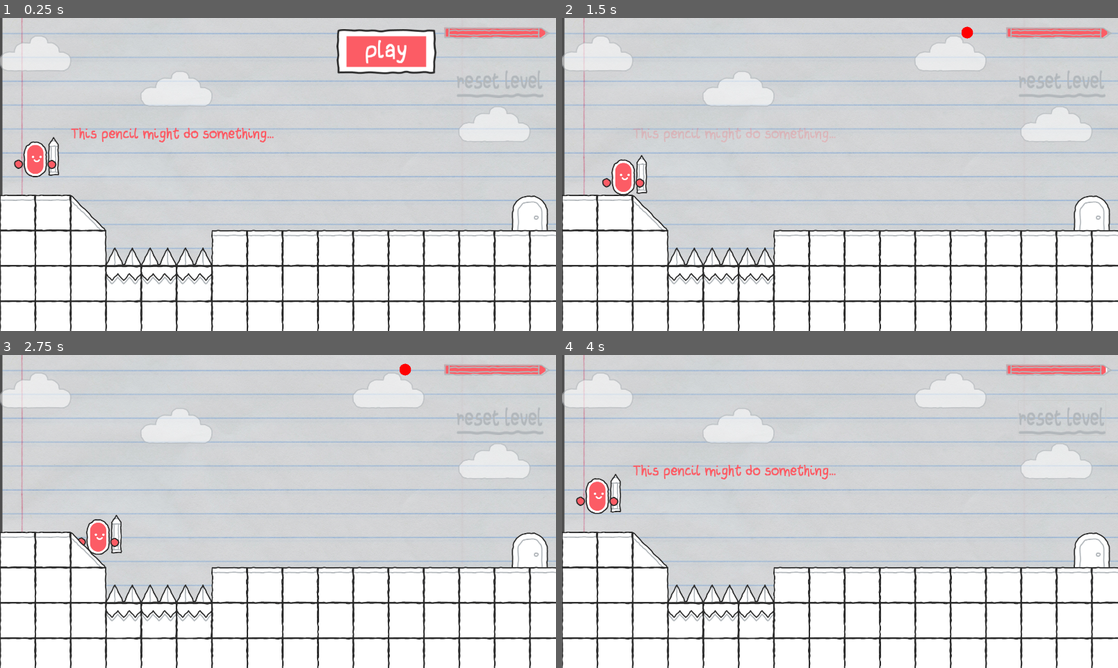
Above: before the commit, frames 1-4 (two rows, left to right).
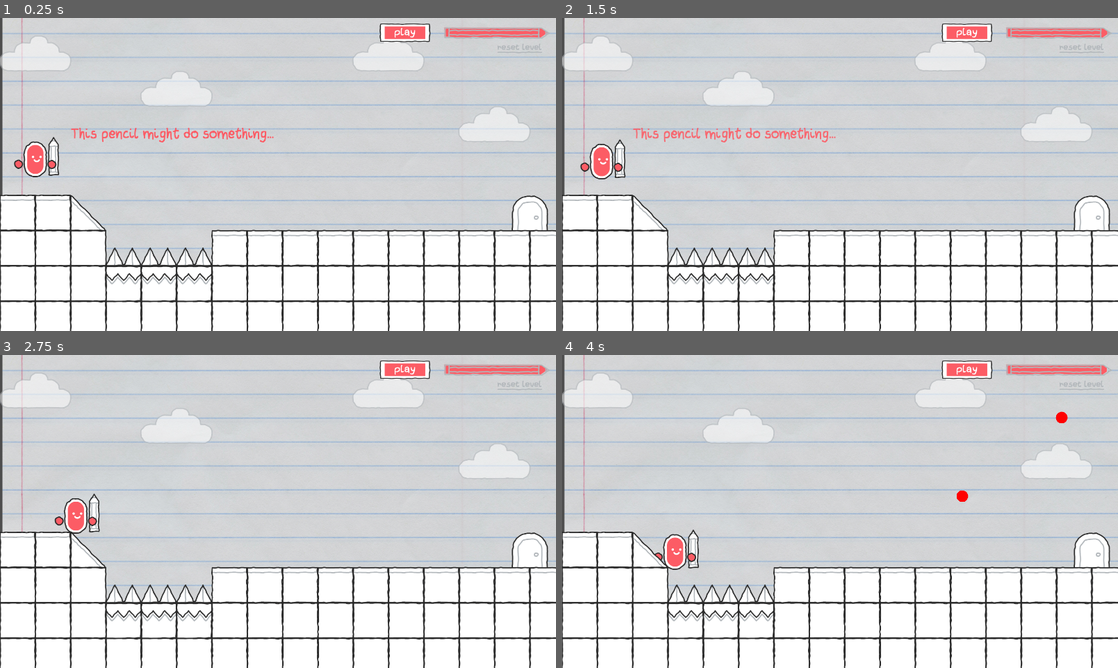
Above: after the commit, the same moments.

Repository: fabriciovo/unisinos-gamejam-19102024
Game: Godot game, scene res://Assets/Scenes/Worlds/world_1.tscn
Two runs of this game, one before a commit and one after it. Both use one fixed random seed, a clock stepped at 60 frames per second and the inputs below.
Inputs (mouse positions are in pixels of both pictures, inside the frame that each line leads up to):
- Up to frame 1 (0.25 s): no input
- Up to frame 2 (1.5 s): click (951, 52) at 0.52 s; click (967, 33) at 1.27 s
- Up to frame 3 (2.75 s): click (405, 370) at 2.02 s
- Up to frame 4 (4 s): click (1062, 417) at 2.77 s; tap Enter (ui_accept) at 3.5, 3.77 s; move the mouse to (962, 495) at 3.52 s; click (962, 495) at 3.67 s

The runs differ from the first frame. In frame 1, 2.7% of the frame differs, in the area x 60-98%, y 1-26%; in frame 2, 2.5%; in frame 3, 2.0%; in frame 4, 2.8%, in the area x 2-98%, y 1-69%.

Commit message:
button

Diff:
--- a/Assets/Scenes/Worlds/world_1.tscn
+++ b/Assets/Scenes/Worlds/world_1.tscn
@@ -1,8 +1,9 @@
-[gd_scene load_steps=11 format=3 uid="uid://i4awdnckkhp8"]
+[gd_scene load_steps=12 format=3 uid="uid://i4awdnckkhp8"]
 
 [ext_resource type="PackedScene" uid="uid://cctjfxah28owd" path="res://Assets/Scenes/Worlds/World_Parent.tscn" id="1_wujns"]
 [ext_resource type="PackedScene" uid="uid://db3r88tfxgtmf" path="res://Assets/Scenes/Worlds/world_2.tscn" id="2_5cke0"]
 [ext_resource type="PackedScene" uid="uid://1q4qflvmiepm" path="res://Assets/Scenes/Hero.tscn" id="2_mdmq2"]
+[ext_resource type="PackedScene" uid="uid://bjyiqo0dqgdgu" path="res://Assets/Scenes/ui.tscn" id="2_rhv1j"]
 [ext_resource type="PackedScene" uid="uid://d2j0u46esgmsw" path="res://Assets/Scenes/danger_zone.tscn" id="3_5wmi4"]
 [ext_resource type="PackedScene" uid="uid://lxmgx4nk0pib" path="res://Assets/Scenes/clouds.tscn" id="5_x34iq"]
 [ext_resource type="FontFile" uid="uid://g27ed7qaagpy" path="res://Assets/Fonts/ScribblesVariantNo_ligatures-Regular.ttf" id="6_hbgfp"]
@@ -61,7 +62,9 @@
 
 [node name="World_1" instance=ExtResource("1_wujns")]
 
-[node name="Enviroment" parent="." index="1"]
+[node name="UI" parent="." index="0" instance=ExtResource("2_rhv1j")]
+
+[node name="Enviroment" parent="." index="2"]
 process_mode = 3
 
 [node name="Clouds" parent="Enviroment" index="0" instance=ExtResource("5_x34iq")]
@@ -76,22 +79,22 @@
 [node name="Clouds4" parent="Enviroment" index="3" instance=ExtResource("5_x34iq")]
 position = Vector2(122, 122)
 
-[node name="Hero" parent="." index="2" instance=ExtResource("2_mdmq2")]
+[node name="Hero" parent="." index="3" instance=ExtResource("2_mdmq2")]
 position = Vector2(122, 488)
 
-[node name="DangerZone" parent="." index="3" instance=ExtResource("3_5wmi4")]
+[node name="DangerZone" parent="." index="4" instance=ExtResource("3_5wmi4")]
 position = Vector2(488, 732)
 
-[node name="DangerZone2" parent="." index="4" instance=ExtResource("3_5wmi4")]
+[node name="DangerZone2" parent="." index="5" instance=ExtResource("3_5wmi4")]
 position = Vector2(610, 732)
 
-[node name="DangerZone3" parent="." index="5" instance=ExtResource("3_5wmi4")]
+[node name="DangerZone3" parent="." index="6" instance=ExtResource("3_5wmi4")]
 position = Vector2(732, 732)
 
-[node name="Goal" parent="." index="6"]
+[node name="Goal" parent="." index="7"]
 next_scene = ExtResource("2_5cke0")
 
-[node name="CanvasLayer" type="CanvasLayer" parent="." index="7"]
+[node name="CanvasLayer" type="CanvasLayer" parent="." index="8"]
 script = ExtResource("7_fttdv")
 
 [node name="AnimationPlayer" type="AnimationPlayer" parent="CanvasLayer" index="0"]
--- a/Assets/Scenes/ui.tscn
+++ b/Assets/Scenes/ui.tscn
@@ -32,19 +32,19 @@
 metadata/_edit_lock_ = true
 
 [node name="Play" type="Button" parent="."]
-offset_left = 1162.0
-offset_top = 38.0
-offset_right = 1508.0
-offset_bottom = 194.0
+offset_left = 1311.0
+offset_top = 19.0
+offset_right = 1487.0
+offset_bottom = 83.0
 theme_override_styles/hover = SubResource("StyleBoxTexture_jxo1k")
 theme_override_styles/pressed = SubResource("StyleBoxTexture_plmlt")
 theme_override_styles/normal = SubResource("StyleBoxTexture_bncm8")
 
 [node name="Reset" type="Button" parent="."]
-offset_left = 1576.0
-offset_top = 158.0
-offset_right = 1877.0
-offset_bottom = 276.0
+offset_left = 1717.0
+offset_top = 81.0
+offset_right = 1872.0
+offset_bottom = 121.0
 theme_override_styles/normal = SubResource("StyleBoxTexture_ex5bn")
 
 [connection signal="pressed" from="Play" to="." method="_on_play_pressed"]
